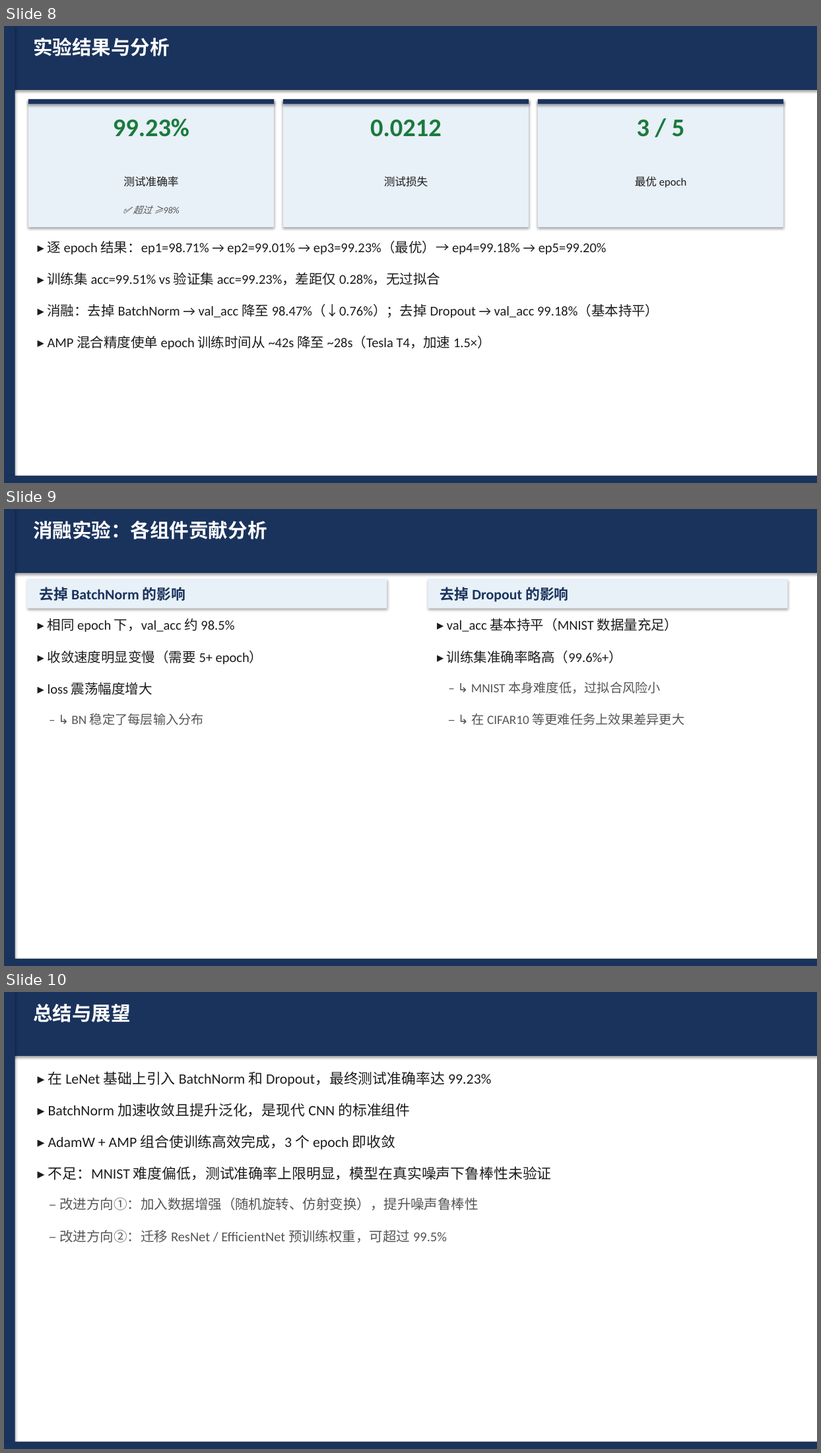
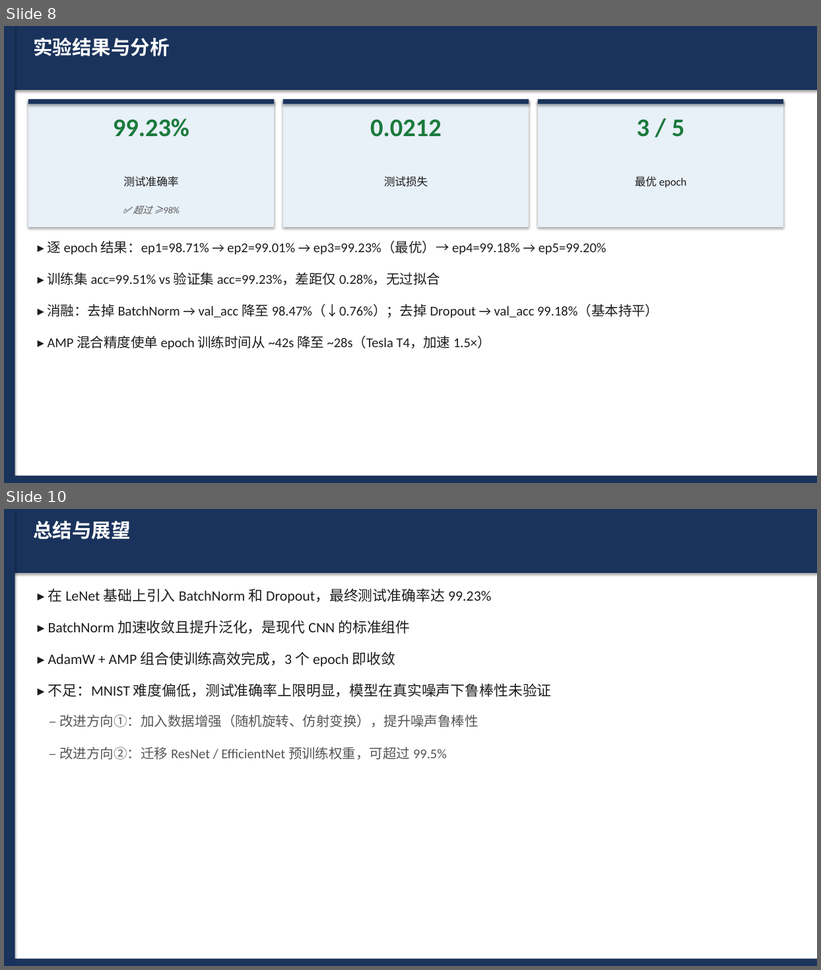
Before and after one commit to WevYang/deep_learning_task, a slide deck: reports/exp1_cnn_mnist.pptx. Shown one above the other, each under a label of ours: slides 8, 9 and 10 before the commit, slides 8 and 10 after it; the slides between them are not shown. The pictures are 821x1453 and 821x970 pixels, drawn with LibreOffice and Linux fonts; fonts in the diff are those of the drawing. Boxes give left, top, right and bottom in pixels: in the first picture for what was removed or moved away, otherwise in the second. Text is boxed around its words. In the diff, an @@ line names an element or a change of style, - is before the commit and + after.

```diff
--- a/reports/exp1_cnn_mnist.pptx
+++ b/reports/exp1_cnn_mnist.pptx
@@ slide 9 removed at box(4, 509, 817, 966), background #FFFFFF @@
@@ rectangle removed at box(4, 509, 817, 573) @@
@@ rectangle removed at box(4, 509, 15, 966) @@
@@ text removed at box(33, 520, 267, 539) @@
-消融实验：各组件贡献分析
@@ rectangle removed at box(27, 579, 387, 609) @@
@@ text removed at box(39, 587, 186, 601) @@
-去掉 BatchNorm 的影响
@@ rectangle removed at box(428, 579, 788, 609) @@
@@ text removed at box(440, 587, 569, 602) @@
-去掉 Dropout 的影响
@@ text removed at box(48, 618, 234, 632) @@
-▸ 相同 epoch 下，val_acc 约 98.5%
@@ text removed at box(447, 618, 679, 632) @@
-▸ val_acc 基本持平（MNIST 数据量充足）
@@ text removed at box(48, 650, 263, 665) @@
-▸ 收敛速度明显变慢（需要 5+ epoch）
@@ text removed at box(447, 650, 622, 663) @@
-▸ 训练集准确率略高（99.6%+）
@@ text removed at box(48, 682, 152, 695) @@
-▸ loss 震荡幅度增大
@@ text removed at box(471, 682, 661, 694) @@
-– ↳ MNIST 本身难度低，过拟合风险小
@@ text removed at box(71, 714, 204, 725) @@
-– ↳ BN 稳定了每层输入分布
@@ text removed at box(471, 714, 684, 725) @@
-– ↳ 在 CIFAR10 等更难任务上效果差异更大
@@ rectangle removed at box(4, 959, 817, 966) @@
```
Also in this commit, not shown: 1 slide added, 4 other files.
